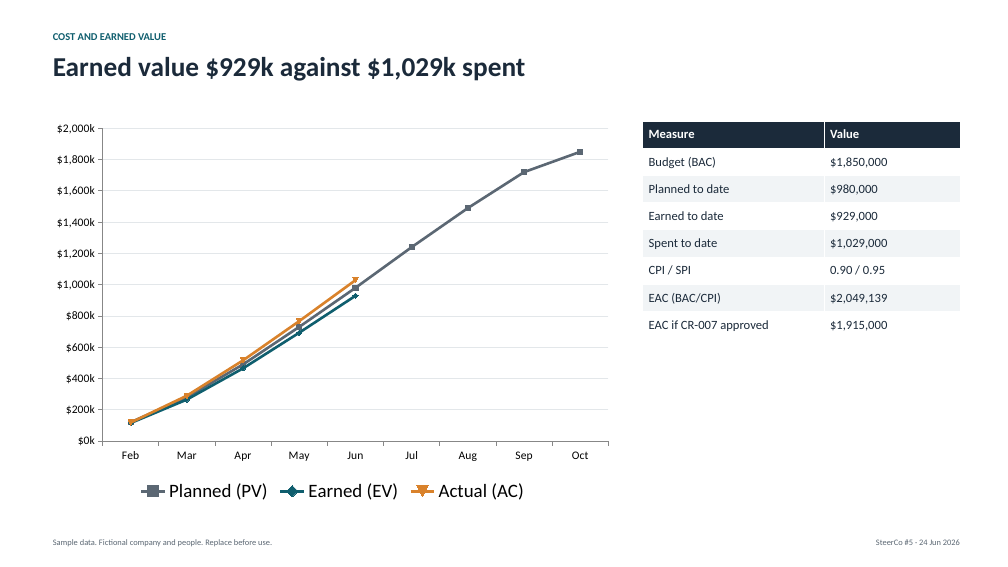
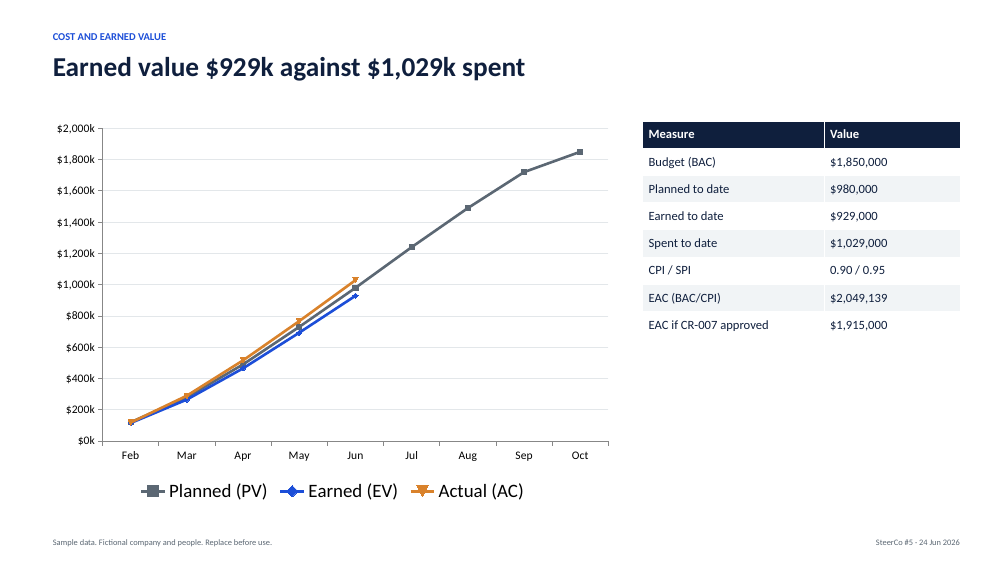
Before and after one commit to sarathms-619/ms-pmtoolkit, a slide deck: slide 4 of frontend/files/steering-committee-deck.pptx. Drawn at 1008x567 pixels with LibreOffice and Linux fonts; fonts in the diff are those of the drawing. Boxes give left, top, right and bottom in pixels: in the first picture for what was removed or moved away, otherwise in the second. Text is boxed around its words. In the diff, an @@ line names an element or a change of style, - is before the commit and + after.

```diff
--- a/frontend/files/steering-committee-deck.pptx
+++ b/frontend/files/steering-committee-deck.pptx
@@ text "COST AND EARNED VALUE" at [53,33,166,40]: text colour #0F5E6E to #1C4ED8 @@
@@ line chart at [45,113,620,507] @@
@@ colour of Earned (EV) #0F5E6E to #1C4ED8 @@
```
Also in this commit, not shown: 6 other slides changed, 34 other files.
